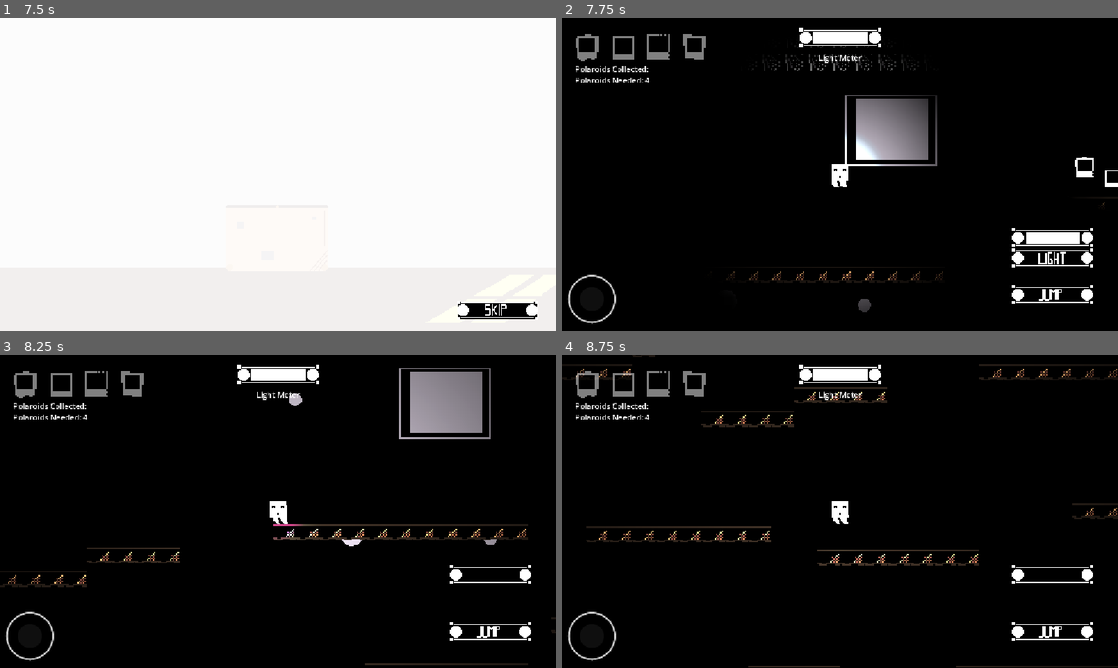
Above: before the commit, frames 1-4 (two rows, left to right).
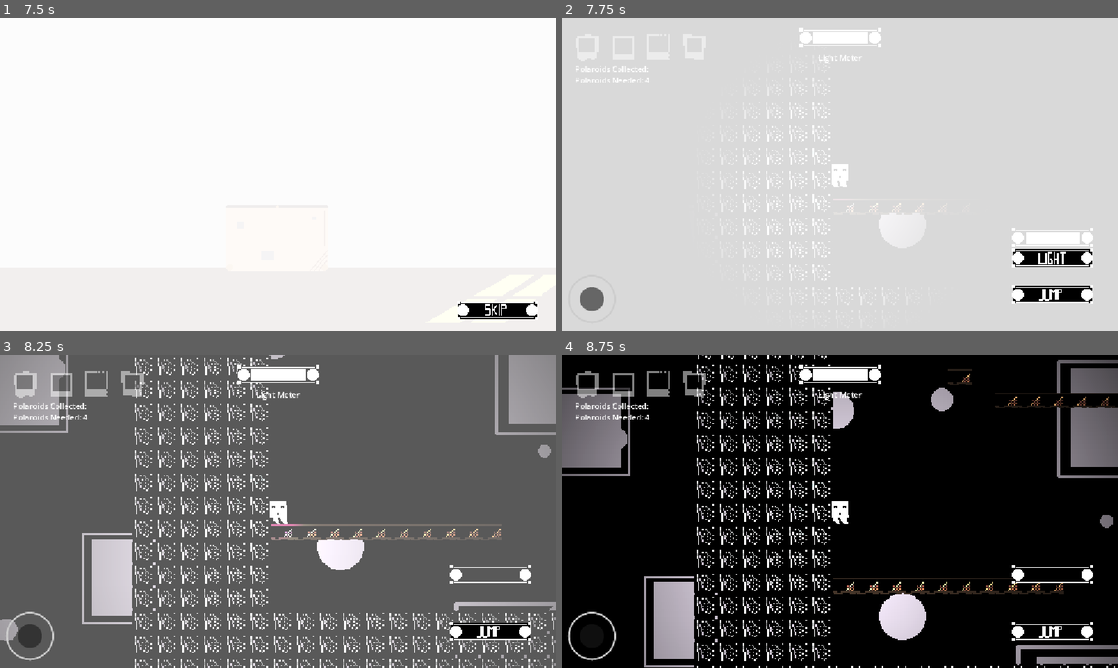
Above: after the commit, the same moments.

Repository: matt-ctrl-alt-del/Shutter
Game: Godot game, scene res://Scenes/splash_screen.tscn
The game is run twice, just before and just after one commit, with the same random seed, the same clock (stepped at 60 frames per second) and the same inputs.
Inputs (mouse positions are in pixels of both pictures, inside the frame that each line leads up to):
- Up to frame 1 (7.5 s): tap Enter (light) at 0.5, 0.6, 1.35, 2.1, 2.85, 3.5, 3.6, 4.35, 5, 5.1, 7.35 s; hold D (move_right) 0.53-2.03 s; tap Space (jump) at 0.77, 1.52, 2.75, 3.02, 3.77, 4.25, 4.52 s; hold A (move_left) 2.03-2.78 s; hold D (move_right) 2.78-4.28 s; hold A (move_left) 4.28-5.03 s; hold D (move_right) 5.03-5.75 s; click (283, 290) at 5.75 s; click (494, 309) at 6.5 s; hold A (move_left) from 7.28 s (still down)
- Up to frame 2 (7.75 s): keep holding A (move_left); tap Space (jump) at 7.52 s
- Up to frame 3 (8.25 s): keep holding A (move_left); tap Enter (light) at 8.1 s
- Up to frame 4 (8.75 s): keep holding A (move_left); tap Space (jump) at 8.27 s

Frame 1 is identical in both runs. In frame 2, 97% of the frame differs, in the area x 0-100%, y 0-100%; in frame 3, 98%; in frame 4, 16%.
Error in both runs: Cannot call method 'change_scene_to_file' on a null value. (res://Script/prologue.gd:19)

Commit message:
Finalized placing of game elements

Diff:
--- a/Scenes/level_1.tscn
+++ b/Scenes/level_1.tscn
@@ -191,7 +191,7 @@
 shape = SubResource("RectangleShape2D_6ssoq")
 
 [node name="Lvl1_Eureka" parent="." unique_id=879822063 instance=ExtResource("5_6444e")]
-position = Vector2(841, 57)
+position = Vector2(27, 552)
 
 [node name="PointLight2D" type="PointLight2D" parent="Lvl1_Eureka" unique_id=789621835]
 z_index = 5
@@ -306,21 +306,20 @@
 texture_progress = ExtResource("12_8yhm2")
 
 [node name="Fade_transition" parent="CanvasLayer" unique_id=2109049746 instance=ExtResource("2_xfk5q")]
-visible = false
 
 [node name="Polaroids" type="Node" parent="." unique_id=1918660951]
 
 [node name="Polaroid_1" parent="Polaroids" unique_id=186612381 instance=ExtResource("10_chwpn")]
-position = Vector2(976, 64)
+position = Vector2(466, 518)
 
 [node name="Polaroid_2" parent="Polaroids" unique_id=596494269 instance=ExtResource("11_6r07y")]
-position = Vector2(996, 72)
+position = Vector2(372, 332)
 
 [node name="Polaroid_3" parent="Polaroids" unique_id=1705953611 instance=ExtResource("12_6ioyp")]
-position = Vector2(977, 65)
+position = Vector2(945, 174)
 
 [node name="Polaroid_4" parent="Polaroids" unique_id=1078789594 instance=ExtResource("13_oovug")]
-position = Vector2(1028, 57)
+position = Vector2(458, 117)
 
 [connection signal="body_entered" from="Area2D" to="." method="_on_area_2d_body_entered"]
 [connection signal="pressed" from="CanvasLayer/Jump" to="." method="_on_texture_button_pressed"]
--- a/Scenes/level_2.tscn
+++ b/Scenes/level_2.tscn
@@ -189,7 +189,7 @@
 
 [node name="lvl2_eureka" parent="." unique_id=2099810824 instance=ExtResource("3_12fag")]
 z_index = 2
-position = Vector2(1021, 40)
+position = Vector2(36, 615)
 
 [node name="PointLight2D" type="PointLight2D" parent="lvl2_eureka" unique_id=1473195140]
 scale = Vector2(10, 10)
@@ -220,19 +220,19 @@
 
 [node name="Polaroid_1" parent="Polaroids" unique_id=186612381 instance=ExtResource("7_42uki")]
 z_index = 3
-position = Vector2(1029, 79)
+position = Vector2(1006, 416)
 
 [node name="Polaroid_2" parent="Polaroids" unique_id=596494269 instance=ExtResource("8_t7v2y")]
 z_index = 4
-position = Vector2(971, 69)
+position = Vector2(34, 111)
 
 [node name="Polaroid_3" parent="Polaroids" unique_id=1705953611 instance=ExtResource("9_ait6c")]
 z_index = 4
-position = Vector2(1096, 94)
+position = Vector2(571, 619)
 
 [node name="Polaroid_4" parent="Polaroids" unique_id=1078789594 instance=ExtResource("10_vcilj")]
 z_index = 3
-position = Vector2(901, 96)
+position = Vector2(470, 206)
 
 [node name="CanvasLayer" type="CanvasLayer" parent="." unique_id=1566561531]
 layer = 500
@@ -282,7 +282,6 @@
 [node name="Polaroid_tracker" parent="CanvasLayer" unique_id=645285928 instance=ExtResource("11_t7v2y")]
 
 [node name="Fade_transition" parent="CanvasLayer" unique_id=2109049746 instance=ExtResource("1_smnlx")]
-visible = false
 
 [node name="LightMeter" type="TextureProgressBar" parent="CanvasLayer" unique_id=1598818816]
 anchors_preset = 5
